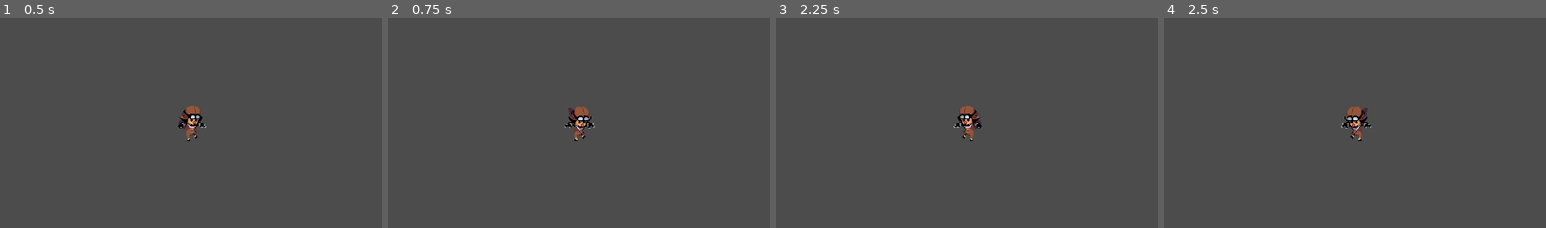
Above: before the commit, frames 1-4 (left to right).
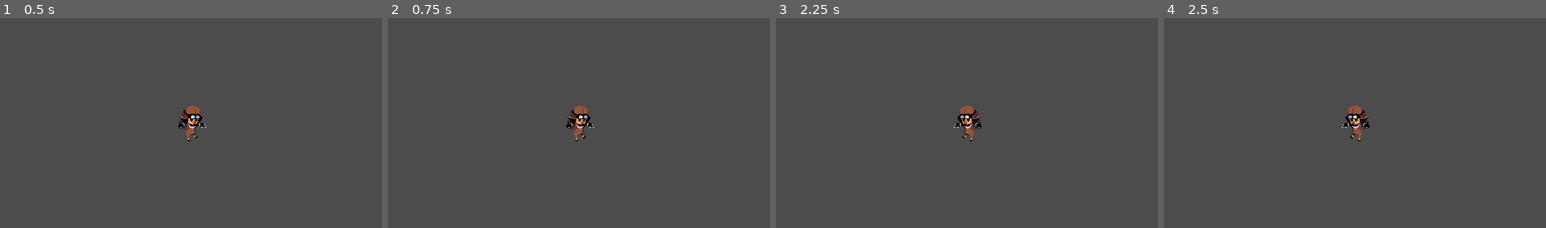
Above: after the commit, the same moments.

Repository: 8-bit-Falcons/Return-to-Reality
Game: Godot game, scene res://scenes/levels/Level1.tscn
Same seed, same stepped clock (60 frames per second), same inputs: the game is played once before the commit and once after it.
Inputs:
- Up to frame 1 (0.5 s): no input
- Up to frame 2 (0.75 s): tap Enter at 0.5 s; hold Right (ui_right) from 0.53 s (still down)
- Up to frame 3 (2.25 s): tap Up (ui_up) at 0.77, 1.52 s; tap Space at 1.25 s; tap Enter at 2 s; release Right (ui_right) at 2.03 s; hold Left (ui_left) from 2.03 s (still down)
- Up to frame 4 (2.5 s): keep holding Left (ui_left)
The pictures show only the part of the screen within x 25-75%, y 25-75%; the shares and areas given below are measured in that part.

Frame 1 is identical in both runs. In frame 2, 0.4% of the frame differs, in the area x 46-55%, y 41-59%; in frame 3, nothing differs; in frame 4, 0.4%.

Commit message:
fixed walking animation

Diff:
--- a/core/entities/player/Player.gd
+++ b/core/entities/player/Player.gd
@@ -16,11 +16,11 @@
 	if Input.is_action_pressed("ui_right"):
 		motion.x = min(motion.x + ACCELERATION, MAX_SPEED)
 		$Sprite.flip_h = false
-		$Sprite.play("running")
+		$Sprite.play("walking")
 	elif Input.is_action_pressed("ui_left"):
 		motion.x = max(motion.x - ACCELERATION, -MAX_SPEED)
 		$Sprite.flip_h = true
-		$Sprite.play("running")
+		$Sprite.play("walking")
 	else:
 		$Sprite.play("idle")
 		friction = true
